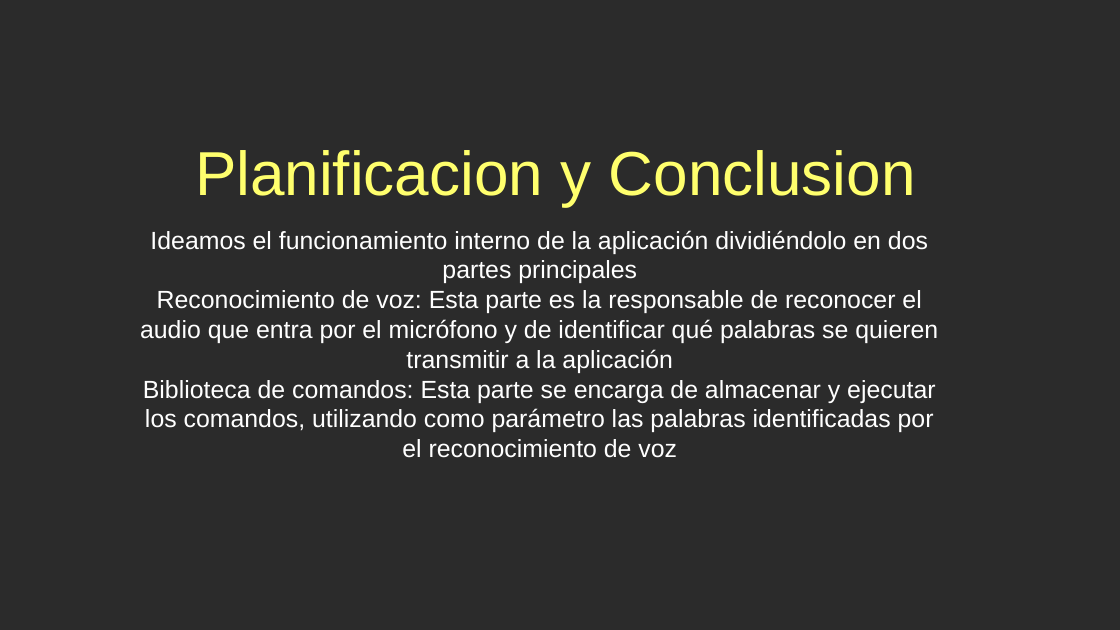
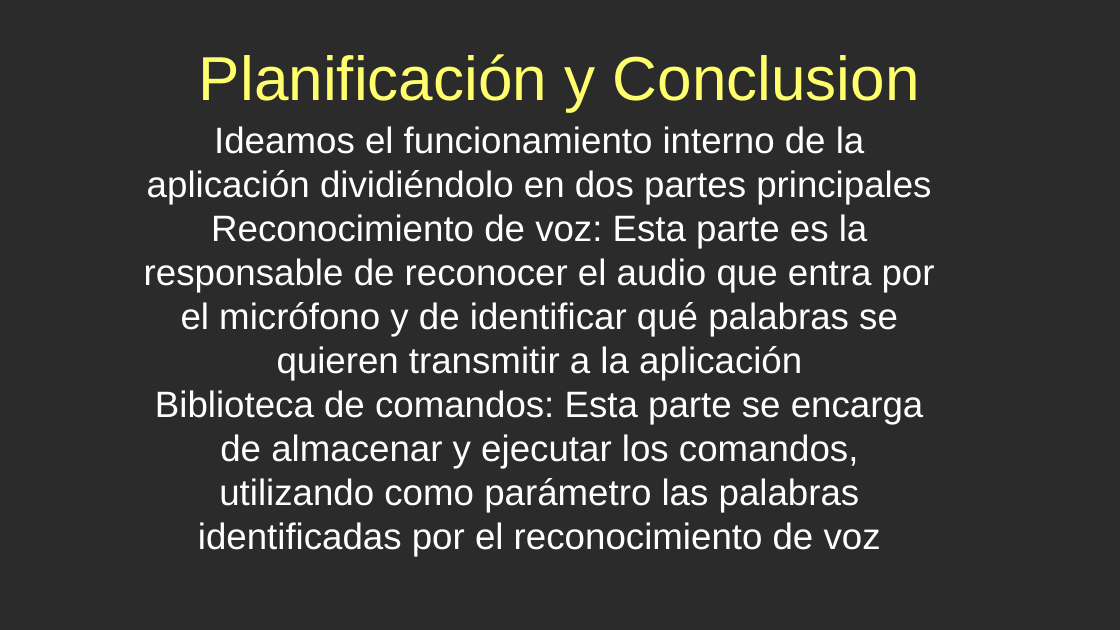
Before and after one commit to utn-grupoD/EVA-AsistenteVirtual, a slide deck: slide 6 of Presentacion del proyecto/Presentacion Asistente Virtual.odp (slide 5 before the commit). Drawn at 1120x630 pixels with LibreOffice and Linux fonts; fonts in the diff are those of the drawing; background and template pictures are left out; a plain dark background stands for a picture behind light text. Boxes give left, top, right and bottom in pixels: in the first picture for what was removed or moved away, otherwise in the second. Text is boxed around its words. In the diff, an @@ line names an element or a change of style, - is before the commit and + after.

Commit message:
presentacion update

```diff
--- a/Presentacion del proyecto/Presentacion Asistente Virtual.odp
+++ b/Presentacion del proyecto/Presentacion Asistente Virtual.odp
@@ text added at [199,54,920,112], 44 pt, text #FFFF6D @@
+Planificación y Conclusion
@@ text "Ideamos el funcionamiento interno de ..." at [144,126,935,556]: size 17.6 to 26 pt @@
@@ title removed at [195,150,916,206] @@
-Planificacion y Conclusion
```
Also in this commit, not shown: 4 other slides changed, 5 slides added.
